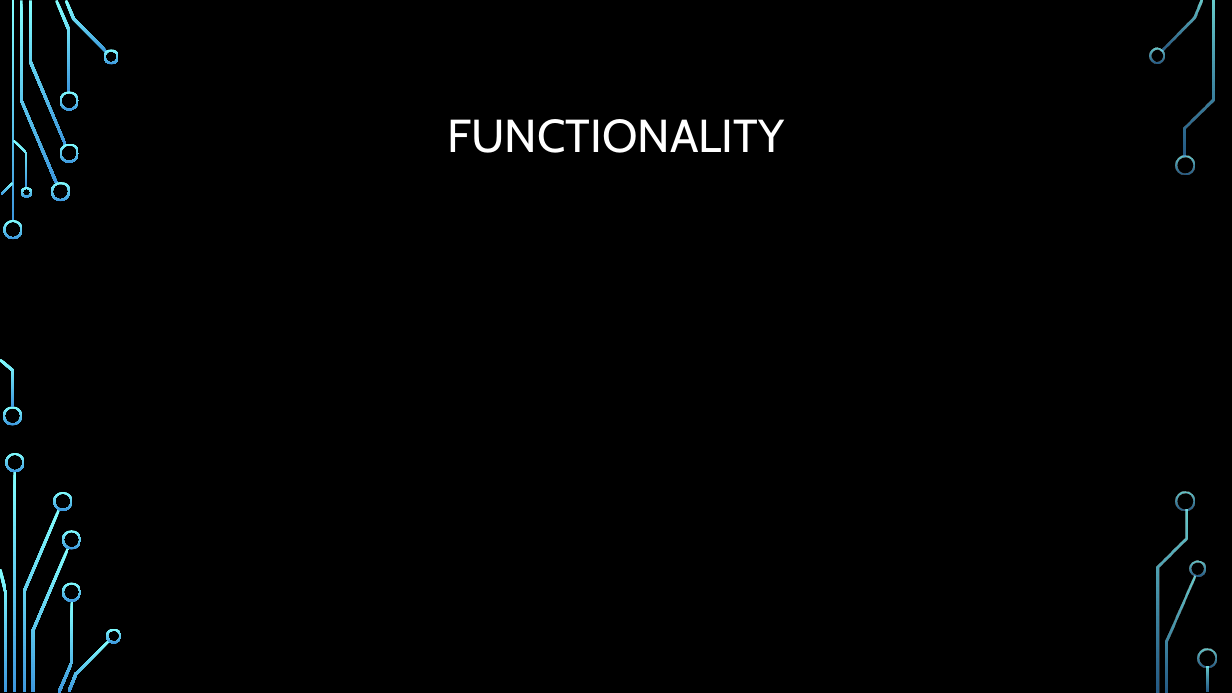
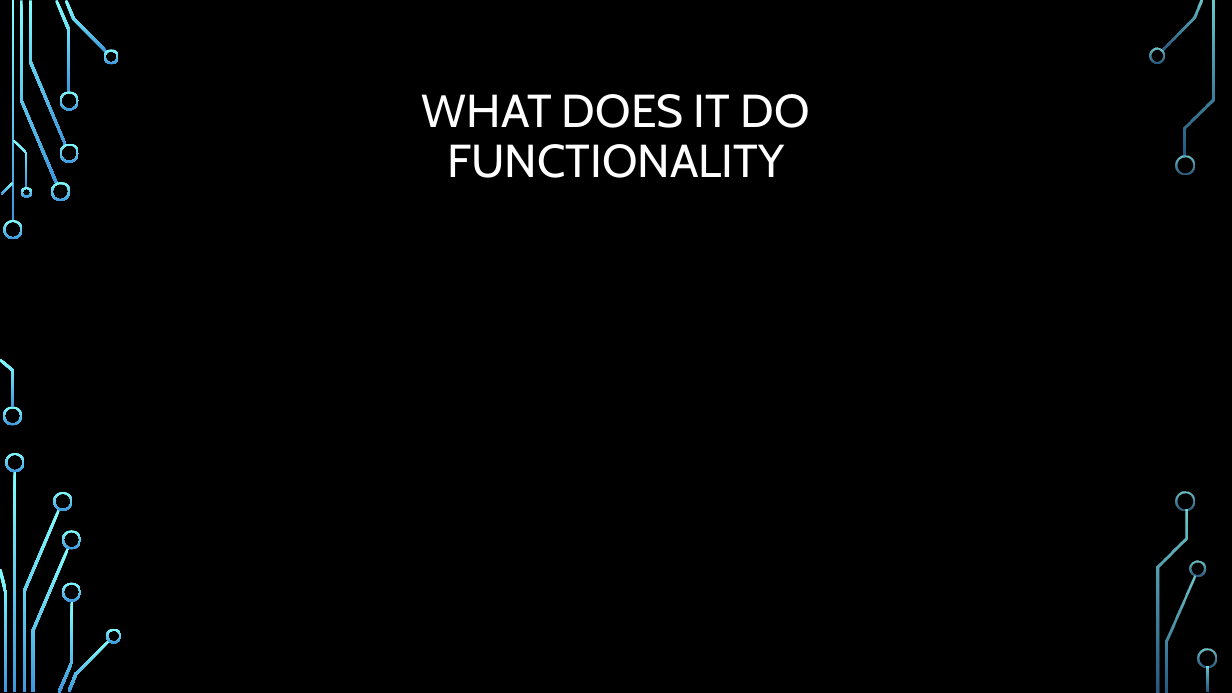
Before and after one commit to DinkoFilev/laptopBG, a slide deck: slide 4 of WHO WE ARE.pptx. Drawn at 1232x693 pixels with LibreOffice and Linux fonts; fonts in the diff are those of the drawing; background and template pictures are left out. Boxes give left, top, right and bottom in pixels: in the first picture for what was removed or moved away, otherwise in the second. Text is boxed around its words. In the diff, an @@ line names an element or a change of style, - is before the commit and + after.

Commit message:
presentation

```diff
--- a/WHO WE ARE.pptx
+++ b/WHO WE ARE.pptx
@@ title at [422,94,810,178]: text changed @@
-FUNCTIONALITY
+WHAT DOES IT DO
+FUNCTIONALITY
```
Also in this commit, not shown: 1 other slide changed.
